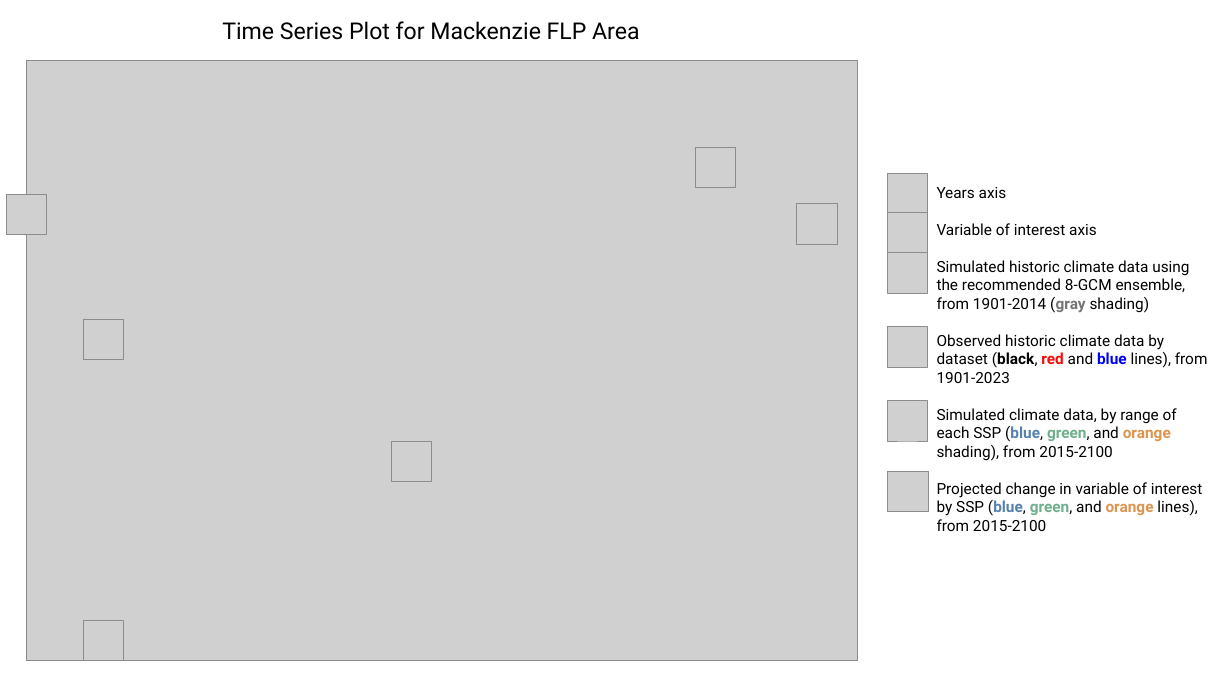
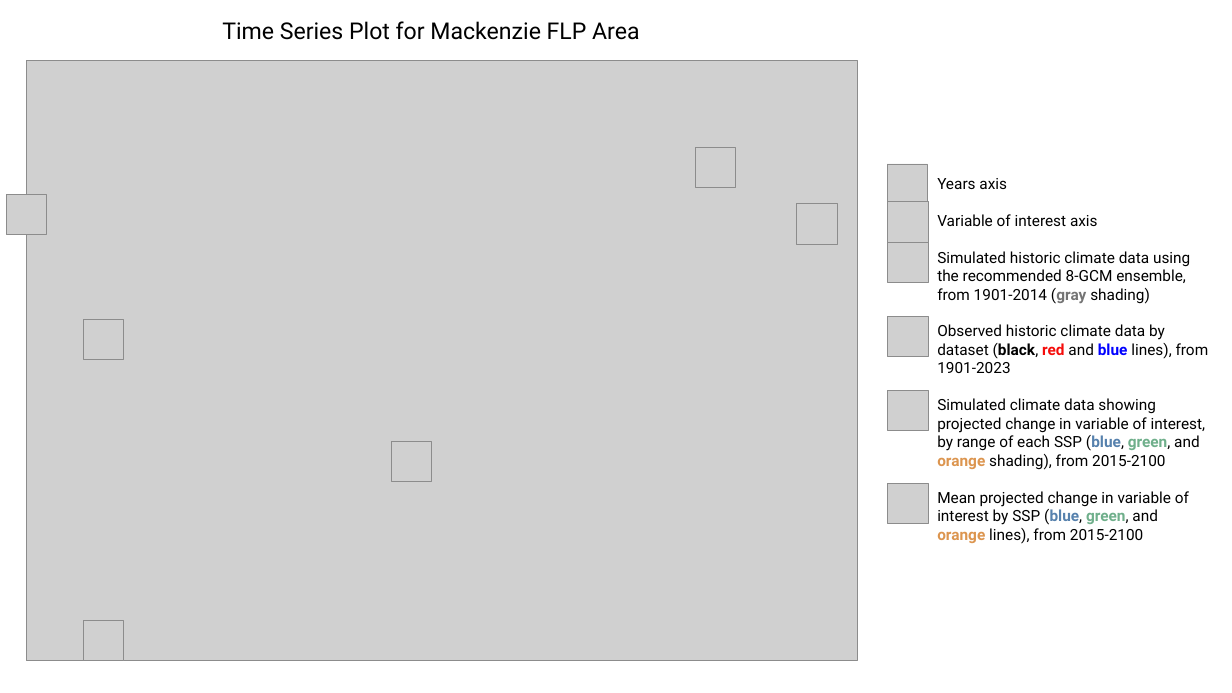
Before and after one commit to bcgov/climr-app, a slide deck: slide 1 of documentation/plot_info.pptx. Drawn at 1232x693 pixels with LibreOffice and Linux fonts; fonts in the diff are those of the drawing; grey boxes stand for pictures. Boxes give left, top, right and bottom in pixels: in the first picture for what was removed or moved away, otherwise in the second. Text is boxed around its words. In the diff, an @@ line names an element or a change of style, - is before the commit and + after.

Commit message:
changes to time series plot description

```diff
--- a/documentation/plot_info.pptx
+++ b/documentation/plot_info.pptx
@@ text "Years axis": place and size @@
-text "Years axis" at [937, 187, 1208, 531]
+text "Years axis" at [937, 178, 1209, 544]
@@ 5 pictures: place and size @@
-5 pictures at [887, 174, 928, 442]
+5 pictures at [887, 164, 929, 432]
@@ text at [937, 398, 1206, 544]: text changed @@
-Simulated climate data, by range of each SSP (blue, green, and orange shading), from 2015-2100
-Projected change in variable of interest by SSP (blue, green, and orange lines), from 2015-2100
+Simulated climate data showing projected change in variable of interest, by range of each SSP (blue, green, and orange shading), from 2015-2100
+Mean projected change in variable of interest by SSP (blue, green, and orange lines), from 2015-2100
@@ picture: place and size @@
-picture at [888, 471, 929, 512]
+picture at [888, 483, 929, 524]
```
